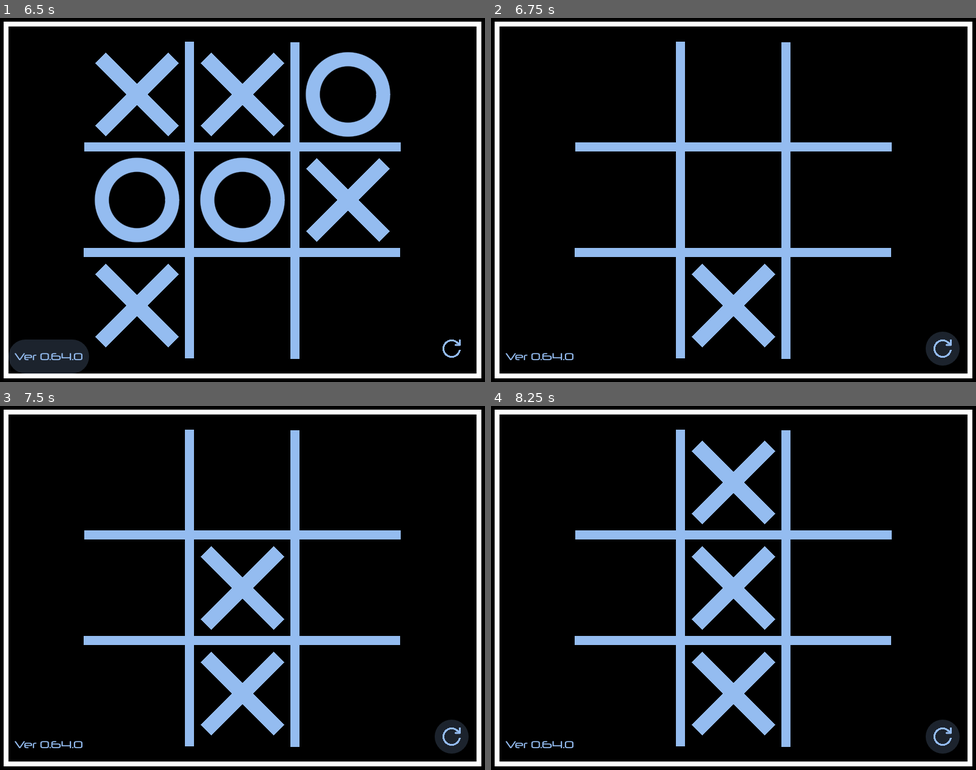
Above: before the commit, frames 1-4 (two rows, left to right).
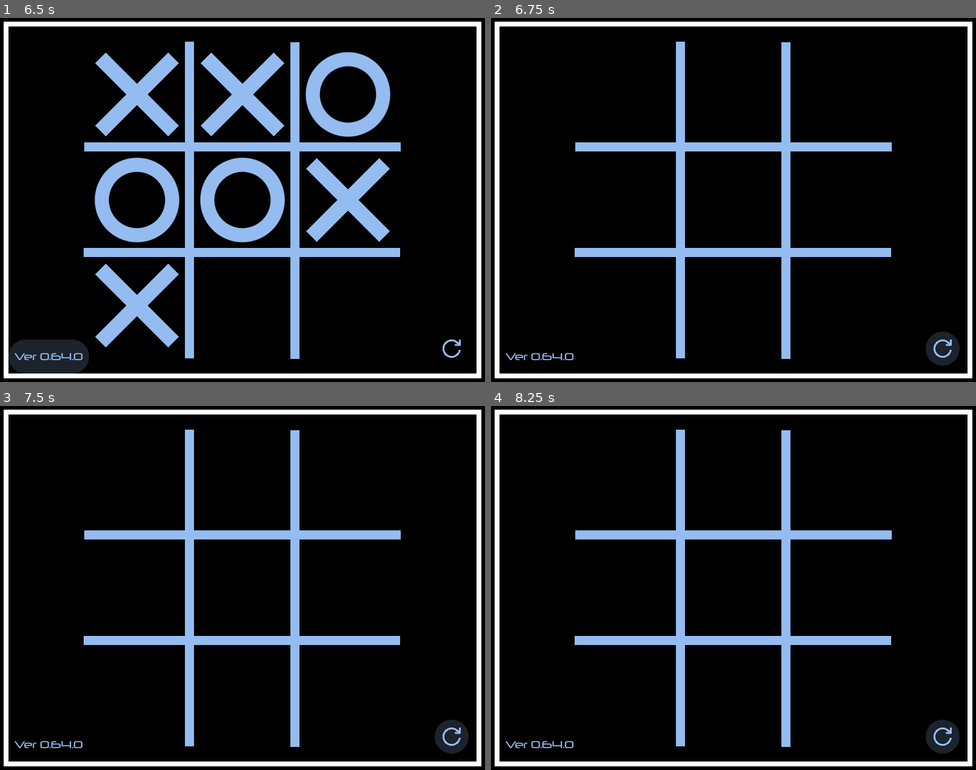
Above: after the commit, the same moments.

Repository: joshuafolkken/tic-tac-toe
Game: Godot game, scene res://scenes/main.tscn
Two runs of this game, one before a commit and one after it. Both use one fixed random seed, a clock stepped at 60 frames per second and the inputs below.
Inputs (mouse positions are in pixels of both pictures, inside the frame that each line leads up to):
- Up to frame 1 (6.5 s): click (135, 94) at 0.52 s; click "Ver 0.64.0" at 1.25 s; click (242, 94) at 2.02 s; click "Ver 0.64.0" at 2.75 s; click (135, 200) at 3.52 s; click "Ver 0.64.0" at 4.25 s; tap Enter at 5.75 s
- Up to frame 2 (6.75 s): click (942, 349) at 6.5 s
- Up to frame 3 (7.5 s): tap Space at 7.25 s
- Up to frame 4 (8.25 s): tap Enter at 8 s

Frame 1 is identical in both runs. In frame 2, 1.6% of the frame differs, in the area x 41-59%, y 67-91%; in frame 3, 3.3%; in frame 4, 4.9%, in the area x 41-59%, y 9-91%.

Commit message:
ai vs ai #211 cancel ai on reset

Diff:
--- a/src/game_manager.gd
+++ b/src/game_manager.gd
@@ -13,6 +13,7 @@
 var _is_ai_player_x_enabled: bool
 var _is_ai_player_o_enabled: bool
 var _ai_delay_sec := 1.0
+var _ai_player: AIPlayer
 
 
 func emit_player_changed() -> void:
@@ -22,14 +23,21 @@
 	player_changed.emit(_current_player)
 
 
-func reset(ai_delay_sec: float) -> void:
+func reset(
+	ai_delay_sec: float, is_ai_player_x_enabled: bool = false, is_ai_player_o_enabled: bool = false
+) -> void:
+	if _ai_player != null:
+		_ai_player.stop()
+
+	_is_infinite_enabled = not (is_ai_player_x_enabled and is_ai_player_o_enabled)
+	prints(_is_ai_player_x_enabled, is_ai_player_x_enabled, is_ai_player_x_enabled)
+
 	_ai_delay_sec = ai_delay_sec
-	_current_player = GamePlayer.new()
 	_board = Board.new(_is_infinite_enabled)
 	_current_player = GamePlayer.new()
 
-	_is_ai_player_x_enabled = true
-	_is_ai_player_o_enabled = true
+	_is_ai_player_x_enabled = is_ai_player_x_enabled
+	_is_ai_player_o_enabled = is_ai_player_o_enabled
 
 	emit_player_changed()
 
@@ -84,13 +92,13 @@
 
 func _handle_ai_move() -> void:
 	var ai_strategy := MinimaxStrategy.new(_board, _current_player)
-	var ai_player := AIPlayer.new(get_tree(), ai_strategy, _ai_delay_sec)
+	_ai_player = AIPlayer.new(get_tree(), ai_strategy, _ai_delay_sec)
 
-	ai_player.moved.connect(_on_ai_player_moved)
+	_ai_player.moved.connect(_on_ai_player_moved)
 	await get_tree().process_frame
 	await get_tree().process_frame
 
-	await ai_player.move()
+	await _ai_player.move()
 
 
 func make_move(board_position: BoardPosition) -> void:
--- a/src/lib/ai_player.gd
+++ b/src/lib/ai_player.gd
@@ -11,6 +11,10 @@
 	_scene_tree = scene_tree
 	_ai_strategy = ai_strategy
 	_ai_delay_sec = ai_delay_sec
+
+
+func stop() -> void:
+	_ai_strategy.stop()
 
 
 func _get_best_move() -> BoardPosition:
@@ -39,4 +43,5 @@
 	if elapsed_time < _ai_delay_sec:
 		await _scene_tree.create_timer(_ai_delay_sec - elapsed_time).timeout
 
-	moved.emit(position)
+	if _ai_strategy.is_active():
+		moved.emit(position)
--- a/src/lib/ai_strategy.gd
+++ b/src/lib/ai_strategy.gd
@@ -1,12 +1,22 @@
 class_name AIStrategy
 
 var _board: Board
+var _is_ai_active: bool
 
 
 func _init(board: Board) -> void:
 	_board = board
+	_is_ai_active = true
 
 
 func choose_move() -> BoardPosition:
 	push_error("choose_move called on base AIStrategy class")
 	return BoardPosition.invalid
+
+
+func stop() -> void:
+	_is_ai_active = false
+
+
+func is_active() -> bool:
+	return _is_ai_active
--- a/src/lib/ai_strategy/minimax_strategy.gd
+++ b/src/lib/ai_strategy/minimax_strategy.gd
@@ -36,6 +36,9 @@
 
 
 func _evaluate(depth: int, player: GamePlayer, alpha: int, beta: int) -> int:
+	if not _is_ai_active:
+		return 0
+
 	var game_status := _board.get_game_status()
 
 	if not game_status.is_playing():
@@ -109,6 +112,9 @@
 	var cell_status := CellStatus.from_game_player(_current_player)
 
 	for current_position in available_positions:
+		if not _is_ai_active:
+			return null
+
 		save_state()
 		_board.add(current_position, cell_status)
 		var current_score := _evaluate(0, _current_player, INITIAL_ALPHA, INITIAL_BETA)
@@ -120,4 +126,6 @@
 
 	prints("Nodes evaluated:", _nodes_evaluated)
 
+	print(_is_ai_active)
+
 	return best_position
--- a/src/main.gd
+++ b/src/main.gd
@@ -18,7 +18,7 @@
 	_game_manager.board_updated.connect(_on_board_updated)
 	_game_manager.ai_reset.connect(_on_ai_reset)
 	_input_handler.cell_clicked.connect(_on_cell_clicked)
-	_input_handler.reset_requested.connect(_on_reset)
+	_input_handler.reset_requested.connect(_on_reset_requested)
 
 
 func _on_ai_reset() -> void:
@@ -29,21 +29,25 @@
 
 	print(_ai_delay_sec)
 
-	_game_manager.reset(_ai_delay_sec)
+	_game_manager.reset(_ai_delay_sec, true, true)
 	await _ui_manager.reset()
 
 
-func _on_reset() -> void:
+func _on_reset(is_ai_player_x_enabled: bool = false, is_ai_player_o_enabled: bool = false) -> void:
 	_ai_delay_sec = AI_DELAY_SEC_DEFAULT
 
-	_game_manager.reset(_ai_delay_sec)
+	_game_manager.reset(_ai_delay_sec, is_ai_player_x_enabled, is_ai_player_o_enabled)
 	await _ui_manager.reset()
 	_click_sound.play_reset()
 
 
+func _on_reset_requested() -> void:
+	_on_reset(false, true)
+
+
 func _ready() -> void:
 	_connect_signals()
-	_on_reset()
+	_on_reset(true, true)
 
 
 func _on_board_updated(board: Board, current_player: GamePlayer) -> void:
